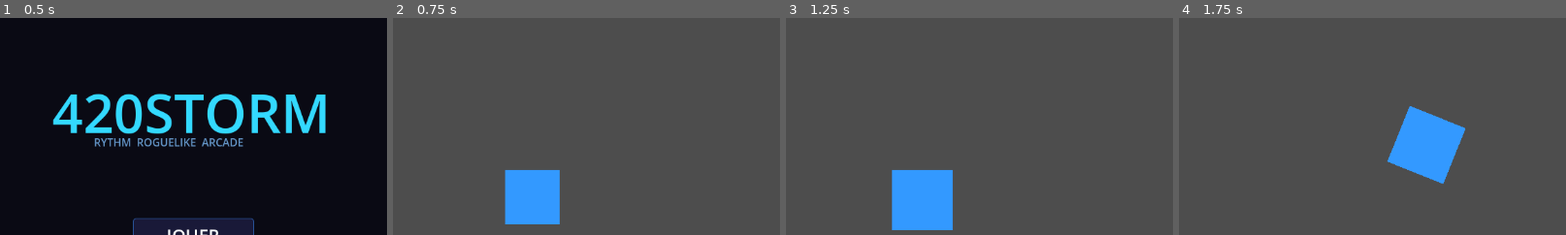
Above: before the commit, frames 1-4 (left to right).
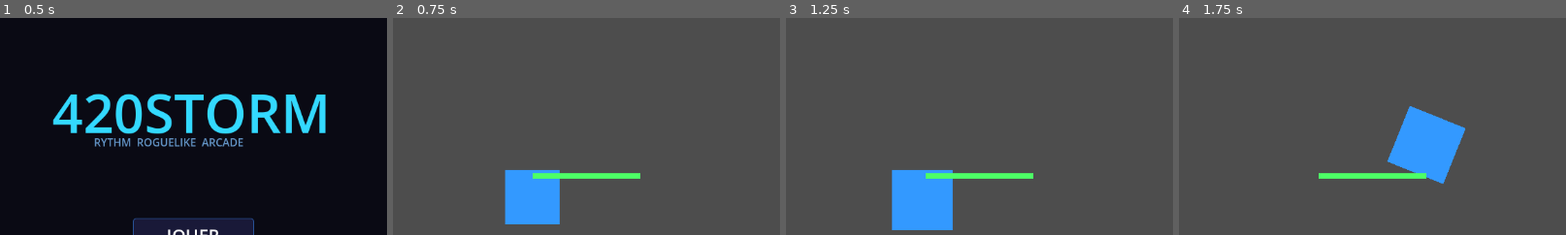
Above: after the commit, the same moments.

Repository: Telooss/420STROM
Game: Godot game, scene res://scenes/menu.tscn
The game is run twice, just before and just after one commit, with the same random seed, the same clock (stepped at 60 frames per second) and the same inputs.
Inputs (mouse positions are % of the whole screen's width and height, from its top left):
- Up to frame 1 (0.5 s): no input
- Up to frame 2 (0.75 s): click "JOUER" at 0.5 s
- Up to frame 3 (1.25 s): no input
- Up to frame 4 (1.75 s): tap Enter at 1.25 s; move the mouse to (72, 45) at 1.27 s; hold D from 1.28 s (still down); hold Z from 1.28 s (still down); click (72, 45) at 1.42 s
The pictures show only the part of the screen within x 25-75%, y 9-59%; the shares and areas given below are measured in that part.

Frame 1 is identical in both runs. In frame 2, 0.7% of the frame differs, in the area x 36-64%, y 71-75%; in frame 3, 0.7%; in frame 4, 0.7%.

Commit message:
feat: jauge de tenue — combo résiste aux erreurs isolées
- jauge_max = 100 + combo*5 (grandit avec le combo)
- Kill on-beat  → +15% jauge
- Kill off-beat → -25% jauge
- Contact ennemi → -40% jauge
- Jauge à 0 → _break_combo() (reset combo + flash rouge)
- HUD : barre 160px sous le combo, vert→orange→rouge selon niveau

Co-Authored-By: Claude Sonnet 4.6 <noreply@anthropic.com>

Diff:
--- a/scripts/beat_controller.gd
+++ b/scripts/beat_controller.gd
@@ -19,10 +19,13 @@
 signal calibration_status(text: String)
 signal combo_changed(count: int)
 signal hp_changed(current: int, maximum: int)
+signal jauge_changed(current: float, maximum: float)
 
 var beat_interval: float = 0.5
 var combo: int = 0
 var hp: int = 3
+var jauge: float = 100.0
+var jauge_max: float = 100.0
 var song_offset: float = 0.0
 var _last_press_time: float = -999.0
 var _tap_times: Array[float] = []
@@ -232,6 +235,26 @@
 	player_rect.color = Color(0.5, 0.5, 0.5, 1)
 	_flash_reset(BASE_COLOR, 0.05)
 
+func _drain_jauge(pct: float) -> void:
+	jauge = maxf(jauge - jauge_max * pct, 0.0)
+	jauge_changed.emit(jauge, jauge_max)
+	if jauge <= 0.0:
+		_break_combo()
+
+func _gain_jauge(pct: float) -> void:
+	jauge = minf(jauge + jauge_max * pct, jauge_max)
+	jauge_changed.emit(jauge, jauge_max)
+
+func _break_combo() -> void:
+	combo = 0
+	jauge_max = 100.0
+	jauge = jauge_max
+	combo_changed.emit(0)
+	jauge_changed.emit(jauge, jauge_max)
+	# Flash rouge violent pour signaler la cassure
+	player_rect.color = Color(1.0, 0.0, 0.0, 1)
+	_flash_reset(BASE_COLOR, 0.18)
+
 func _flash_reset(to_color: Color, delay: float) -> void:
 	var t := create_tween()
 	t.tween_interval(delay)
@@ -239,6 +262,8 @@
 
 func _thunk_hit() -> void:
 	combo += 1
+	jauge_max = 100.0 + combo * 5.0
+	_gain_jauge(0.15)
 	combo_changed.emit(combo)
 	player_rect.color = THUNK_COLOR
 	Engine.time_scale = 0.0
@@ -247,8 +272,7 @@
 	player_rect.color = BASE_COLOR
 
 func _miss() -> void:
-	combo = 0
-	combo_changed.emit(0)
+	_drain_jauge(0.25)
 	player_rect.color = MISS_COLOR
 	_flash_reset(BASE_COLOR, 0.1)
 
@@ -263,6 +287,7 @@
 	if hp <= 0:
 		_game_over()
 		return
+	_drain_jauge(0.40)
 	player_rect.color = Color(1.0, 0.4, 0.0, 1)
 	var t := create_tween()
 	t.tween_interval(0.5)
--- a/scripts/hud.gd
+++ b/scripts/hud.gd
@@ -11,11 +11,15 @@
 var _calib_label: Label
 var _combo_label: Label
 var _hearts: Array[ColorRect] = []
+var _jauge_bg: ColorRect
+var _jauge_fill: ColorRect
 var beat_interval: float = 0.5
 
-const BAR_H     := 14
+const BAR_H      := 14
 const HEART_SIZE := 20
 const HEART_GAP  := 6
+const JAUGE_W    := 160
+const JAUGE_H    := 8
 
 func _ready() -> void:
 	var vp := get_viewport().get_visible_rect().size
@@ -45,12 +49,19 @@
 			Vector2(vp.x - (HEART_SIZE + HEART_GAP) * (max_hp - i), BAR_H + 4))
 		_hearts.append(h)
 
+	# Jauge de tenue — centrée sous le compteur combo
+	var jauge_x := vp.x / 2.0 - JAUGE_W / 2.0
+	var jauge_y := vp.y * 0.35 + 62.0
+	_jauge_bg   = _make_rect(Color(0.15, 0.15, 0.2, 1), Vector2(JAUGE_W, JAUGE_H), Vector2(jauge_x, jauge_y))
+	_jauge_fill = _make_rect(Color(0.3, 1.0, 0.4, 1),   Vector2(JAUGE_W, JAUGE_H), Vector2(jauge_x, jauge_y))
+
 	var player := get_parent().get_node("Player")
 	MusicManager.song_changed.connect(_on_song_changed)
 	player.tap_bpm_updated.connect(_on_tap_bpm_updated)
 	player.calibration_status.connect(_on_calibration_status)
 	player.combo_changed.connect(_on_combo_changed)
 	player.hp_changed.connect(_on_hp_changed)
+	player.jauge_changed.connect(_on_jauge_changed)
 
 func _on_song_changed(_data: Dictionary) -> void:
 	beat_interval = 60.0 / MusicManager.current_bpm
@@ -77,6 +88,19 @@
 func _on_hp_changed(current: int, _maximum: int) -> void:
 	for i in _hearts.size():
 		_hearts[i].color = Color(1.0, 0.2, 0.2, 1) if i < current else Color(0.3, 0.3, 0.3, 1)
+
+func _on_jauge_changed(current: float, maximum: float) -> void:
+	var ratio := current / maximum if maximum > 0 else 0.0
+	_jauge_fill.size.x = JAUGE_W * ratio
+	# Couleur : vert → orange → rouge
+	var col: Color
+	if ratio > 0.6:
+		col = Color(0.3, 1.0, 0.4, 1)
+	elif ratio > 0.3:
+		col = Color(1.0, 0.7, 0.1, 1)
+	else:
+		col = Color(1.0, 0.2, 0.2, 1)
+	_jauge_fill.color = col
 
 func _on_tap_bpm_updated(bpm: float) -> void:
 	_tap_label.text = "TAP: %d BPM" % roundi(bpm)
